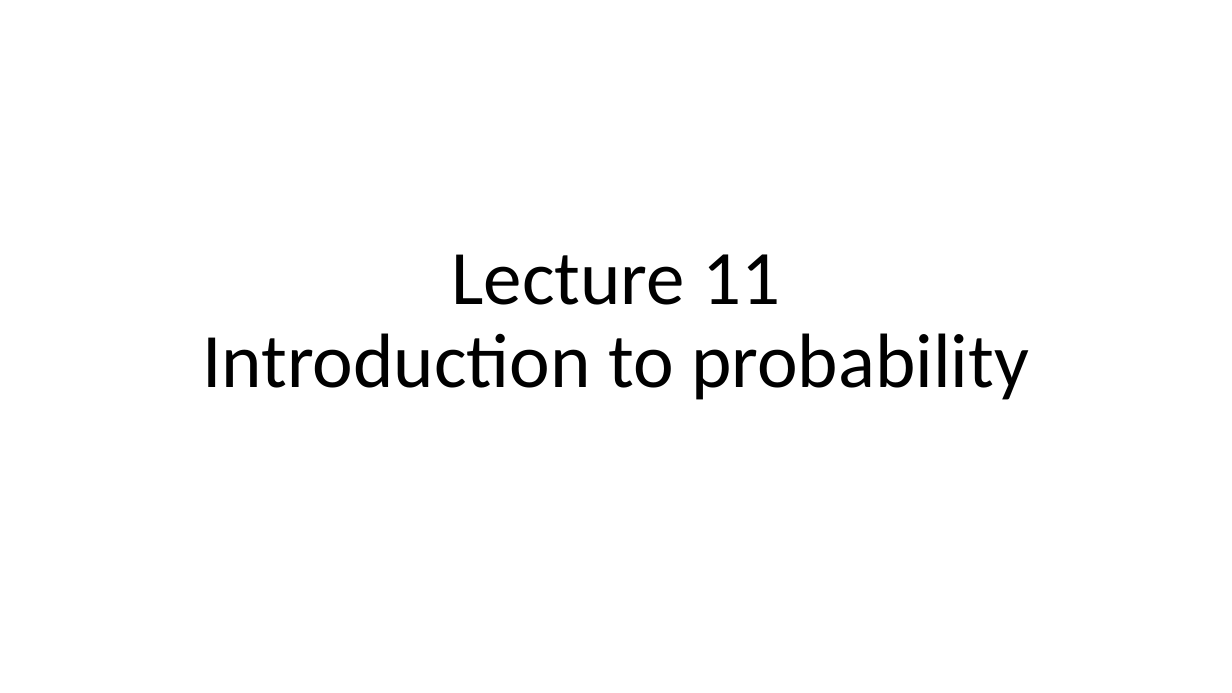
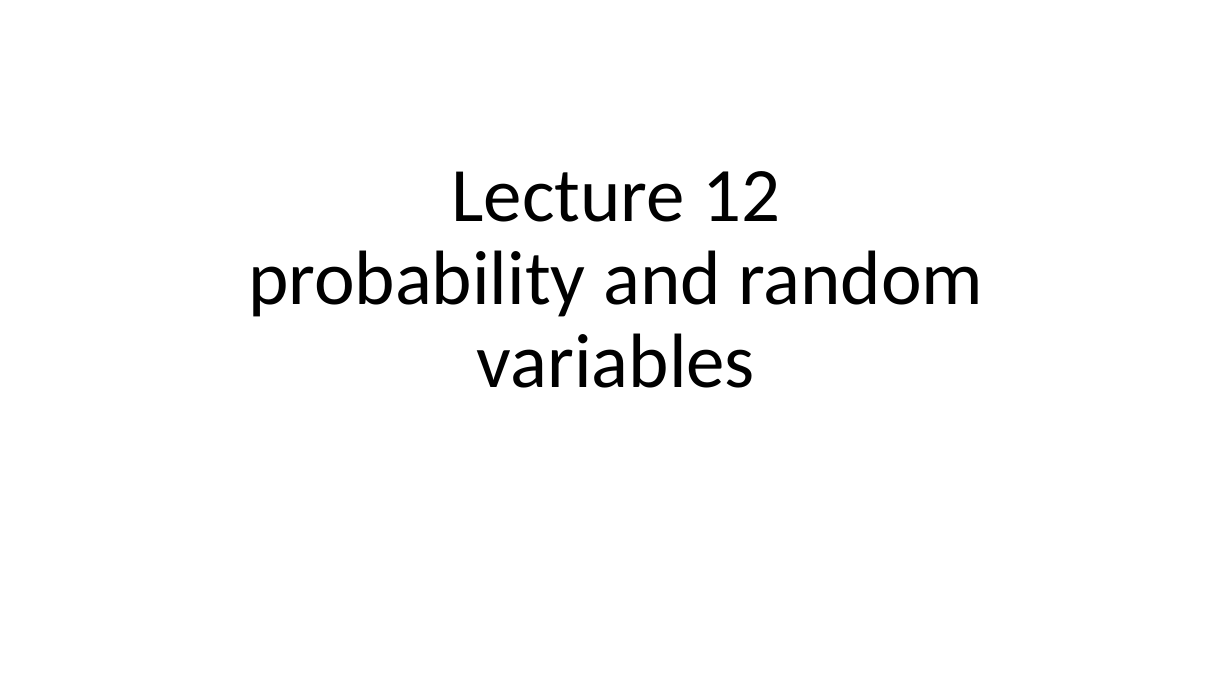
Before and after one commit to Jarred6068/UI_STAT251-03_Spring_2024, a slide deck: slide 1 of docs/lecture_slides/Week 6/Week6_Lecture12_Slides_2_16_2024.pptx. Drawn at 1232x693 pixels with LibreOffice and Linux fonts; fonts in the diff are those of the drawing. Boxes give left, top, right and bottom in pixels: in the first picture for what was removed or moved away, otherwise in the second. Text is boxed around its words. In the diff, an @@ line names an element or a change of style, - is before the commit and + after.

Commit message:
fixed title slide type

```diff
--- a/docs/lecture_slides/Week 6/Week6_Lecture12_Slides_2_16_2024.pptx
+++ b/docs/lecture_slides/Week 6/Week6_Lecture12_Slides_2_16_2024.pptx
@@ title at (248,171,983,388): text changed @@
-Lecture 11
-Introduction to probability
+Lecture 12
+probability and random variables
```
Also in this commit, not shown: 1 other file.
